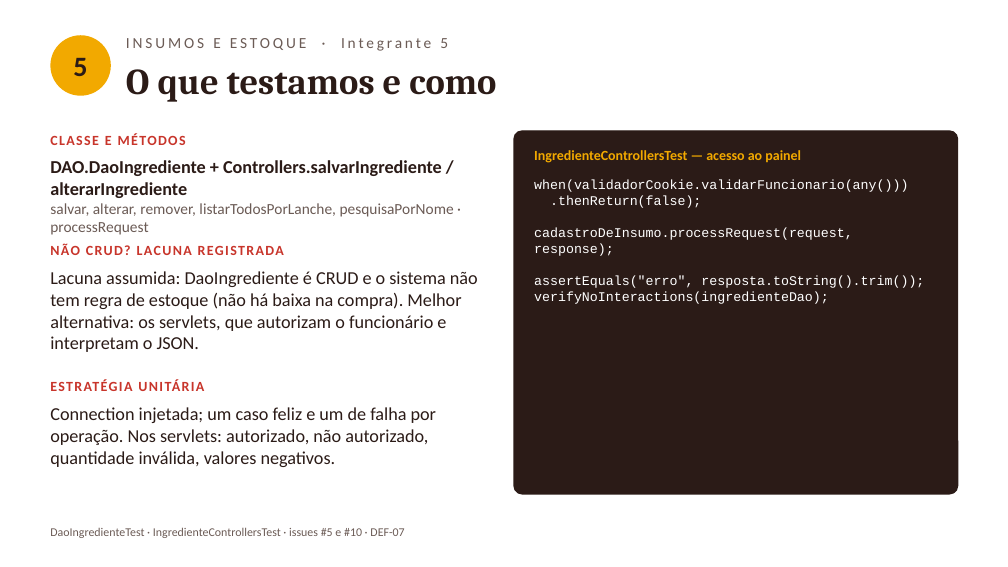
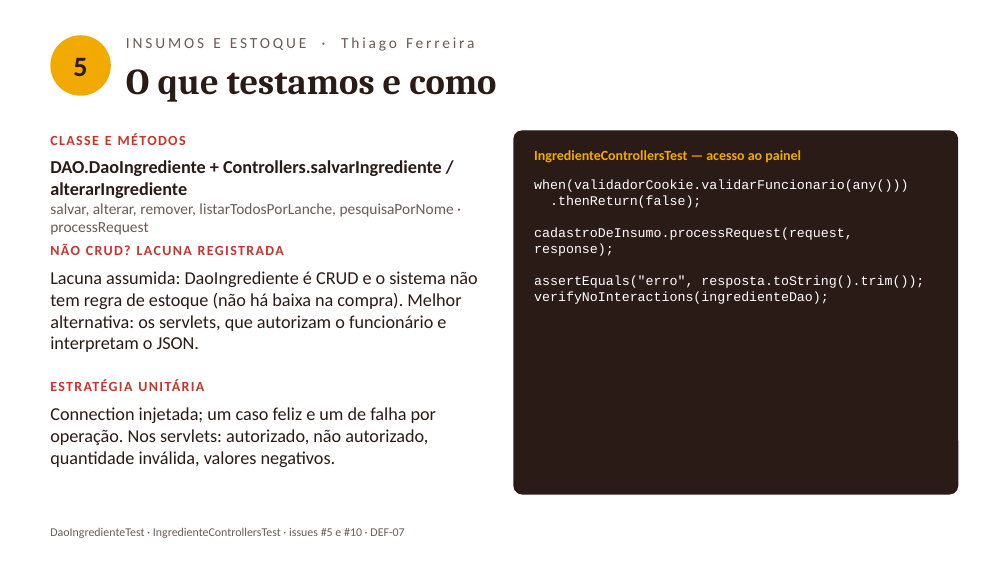
Before and after one commit to vini-pinheiro/trabalho-qualidade-e-teste-de-software, a slide deck: slide 10 of docs/entrega-1/apresentacao/apresentacao-entrega-1.pptx. Drawn at 1008x567 pixels with LibreOffice and Linux fonts; fonts in the diff are those of the drawing. Boxes give left, top, right and bottom in pixels: in the first picture for what was removed or moved away, otherwise in the second. Text is boxed around its words. In the diff, an @@ line names an element or a change of style, - is before the commit and + after.

Commit message:
docs: roteiro de falas em PDF e nomes dos integrantes na apresentação

```diff
--- a/docs/entrega-1/apresentacao/apresentacao-entrega-1.pptx
+++ b/docs/entrega-1/apresentacao/apresentacao-entrega-1.pptx
@@ text at (126,37,474,51): text changed @@
-INSUMOS E ESTOQUE · Integrante 5
+INSUMOS E ESTOQUE · Thiago Ferreira
```
Also in this commit, not shown: 4 other slides changed, 4 other files.
